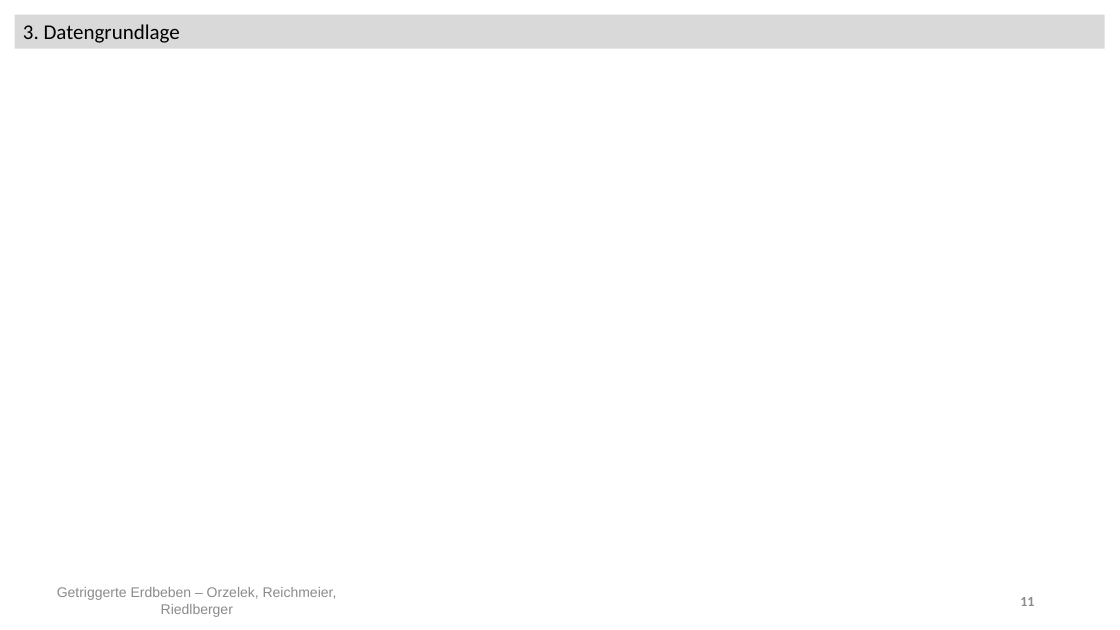
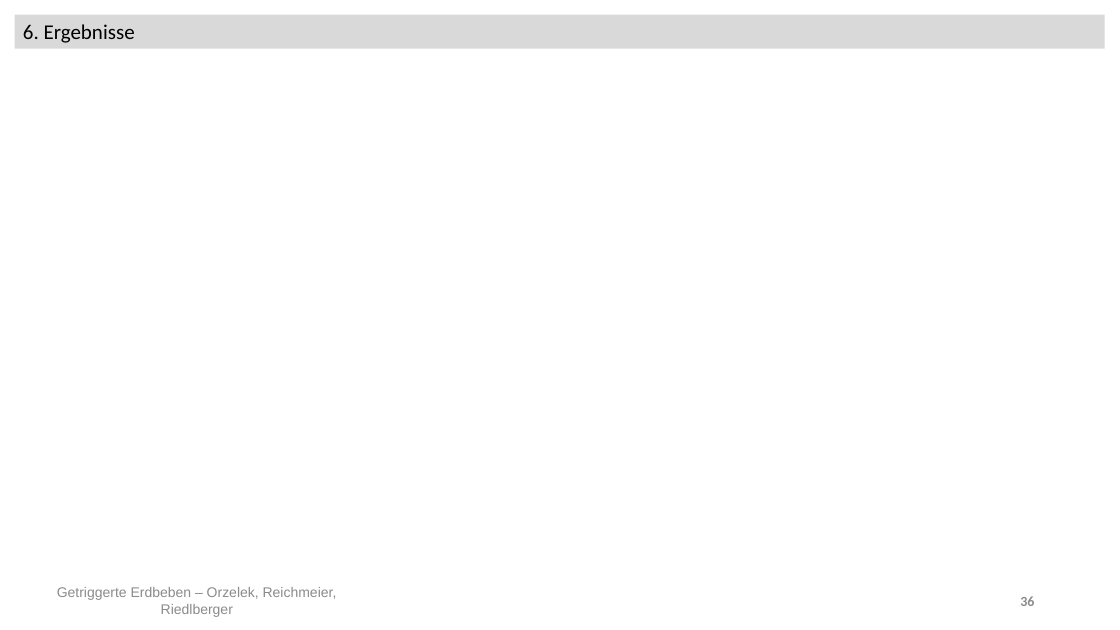
Before and after one commit to Kati77/Praktikum-Erdbeben, a slide deck: slide 36 of pp - AbschlusspräsentationX.pptx (slide 11 before the commit). Drawn at 1120x630 pixels with LibreOffice and Linux fonts; fonts in the diff are those of the drawing. Boxes give left, top, right and bottom in pixels: in the first picture for what was removed or moved away, otherwise in the second. Text is boxed around its words. In the diff, an @@ line names an element or a change of style, - is before the commit and + after.

```diff
--- a/pp - AbschlusspräsentationX.pptx
+++ b/pp - AbschlusspräsentationX.pptx
@@ text in rectangle at [23, 24, 135, 43]: text changed @@
-3. Datengrundlage
+6. Ergebnisse
@@ page number at [1020, 596, 1034, 606]: text changed @@
-11
+36
```
Also in this commit, not shown: 12 other slides changed, 23 slides added.
